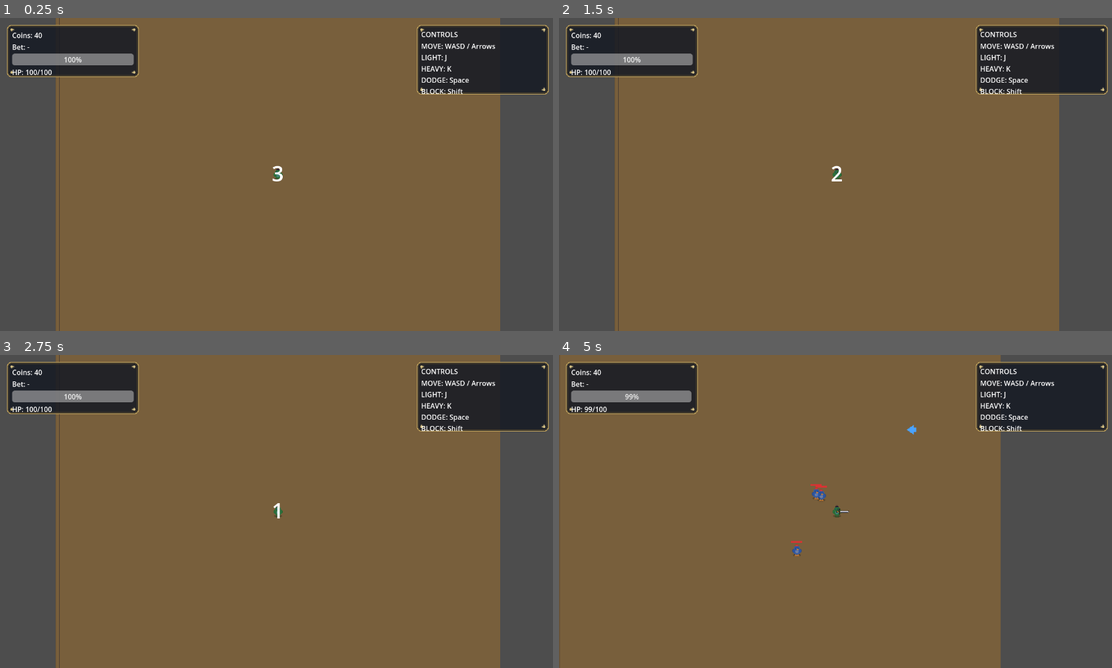
Above: before the commit, frames 1-4 (two rows, left to right).
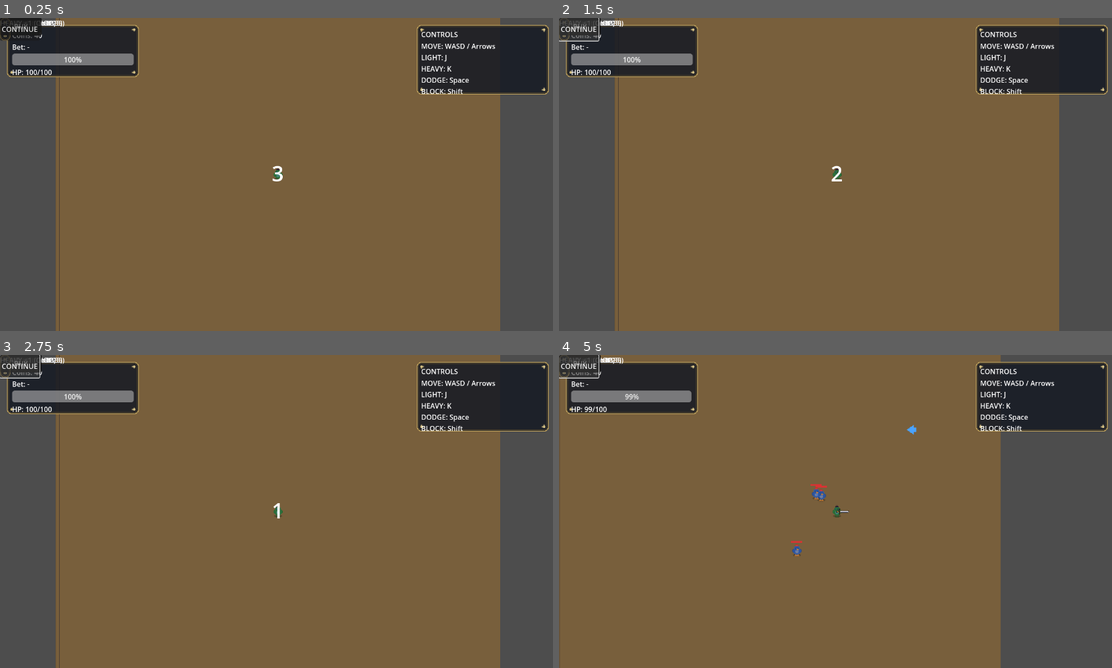
Above: after the commit, the same moments.

Repository: Faratas410/Gallicus-2.0
Game: Godot game, scene res://scenes/Main.tscn
The game is run twice, just before and just after one commit, with the same random seed, the same clock (stepped at 60 frames per second) and the same inputs.
Inputs (mouse positions are in pixels of both pictures, inside the frame that each line leads up to):
- Up to frame 1 (0.25 s): no input
- Up to frame 2 (1.5 s): click (581, 30) at 0.5 s, where only the run after the commit has a clickable "CONTINUE"; click (581, 30) at 1.25 s, where only the run after the commit has a clickable "CONTINUE"
- Up to frame 3 (2.75 s): click (22, 364) at 2 s, where only the run after the commit has a clickable "BUY"
- Up to frame 4 (5 s): click (581, 364) at 2.75 s, where only the run after the commit has a clickable "BUY"; click (581, 364) at 3.5 s, where only the run after the commit has a clickable "BUY"; tap Enter at 4.25 s; hold D (move_right) from 4.28 s (still down); tap K (attack_heavy) at 4.35 s

The runs differ from the first frame. In frame 1, 0.4% of the frame differs, in the area x 0-12%, y 0-8%; in frame 2, 0.4%; in frame 3, 0.4%; in frame 4, 0.5%.

Commit message:
Tighten upgrade content bounds

Diff:
--- a/scenes/UI.tscn
+++ b/scenes/UI.tscn
@@ -266,29 +266,48 @@
 expand_mode = 2
 stretch_mode = 5
 
-[node name="UpgradeVBox" type="VBoxContainer" parent="HUD/UpgradePanel"]
-anchor_right = 1.0
-anchor_bottom = 1.0
-offset_left = 24.0
-offset_top = 24.0
-offset_right = -24.0
-offset_bottom = -24.0
-
-[node name="UpgradeTitle" type="Label" parent="HUD/UpgradePanel/UpgradeVBox"]
+# Content area that will be kept inside the "box" region of the upgrade background (positioned in code).
+[node name="UpgradeContentArea" type="MarginContainer" parent="HUD/UpgradePanel"]
+mouse_filter = 2
+clip_contents = true
+anchor_left = 0.0
+anchor_top = 0.0
+anchor_right = 1.0
+anchor_bottom = 1.0
+offset_left = 0.0
+offset_top = 0.0
+offset_right = 0.0
+offset_bottom = 0.0
+theme_override_constants/margin_left = 0
+theme_override_constants/margin_top = 0
+theme_override_constants/margin_right = 0
+theme_override_constants/margin_bottom = 0
+
+[node name="UpgradeVBox" type="VBoxContainer" parent="HUD/UpgradePanel/UpgradeContentArea"]
+anchor_right = 1.0
+anchor_bottom = 1.0
+offset_left = 0.0
+offset_top = 0.0
+offset_right = 0.0
+offset_bottom = 0.0
+size_flags_horizontal = 3
+size_flags_vertical = 3
+
+[node name="UpgradeTitle" type="Label" parent="HUD/UpgradePanel/UpgradeContentArea/UpgradeVBox"]
 text = "UPGRADE SHOP"
 
-[node name="UpgradeCoinsLabel" type="Label" parent="HUD/UpgradePanel/UpgradeVBox"]
+[node name="UpgradeCoinsLabel" type="Label" parent="HUD/UpgradePanel/UpgradeContentArea/UpgradeVBox"]
 text = "Coins: 0"
 
-[node name="UpgradeRows" type="VBoxContainer" parent="HUD/UpgradePanel/UpgradeVBox"]
-size_flags_horizontal = 3
-
-[node name="UpgradeHPRow" type="PanelContainer" parent="HUD/UpgradePanel/UpgradeVBox/UpgradeRows"]
+[node name="UpgradeRows" type="VBoxContainer" parent="HUD/UpgradePanel/UpgradeContentArea/UpgradeVBox"]
+size_flags_horizontal = 3
+
+[node name="UpgradeHPRow" type="PanelContainer" parent="HUD/UpgradePanel/UpgradeContentArea/UpgradeVBox/UpgradeRows"]
 custom_minimum_size = Vector2(0, 52)
 size_flags_horizontal = 3
 theme_override_styles/panel = SubResource("StyleBoxTexture_1")
 
-[node name="UpgradeHPRowHBox" type="HBoxContainer" parent="HUD/UpgradePanel/UpgradeVBox/UpgradeRows/UpgradeHPRow"]
+[node name="UpgradeHPRowHBox" type="HBoxContainer" parent="HUD/UpgradePanel/UpgradeContentArea/UpgradeVBox/UpgradeRows/UpgradeHPRow"]
 anchor_right = 1.0
 anchor_bottom = 1.0
 offset_left = 8.0
@@ -296,25 +315,25 @@
 offset_right = -8.0
 offset_bottom = -6.0
 
-[node name="UpgradeHPIcon" type="TextureRect" parent="HUD/UpgradePanel/UpgradeVBox/UpgradeRows/UpgradeHPRow/UpgradeHPRowHBox"]
+[node name="UpgradeHPIcon" type="TextureRect" parent="HUD/UpgradePanel/UpgradeContentArea/UpgradeVBox/UpgradeRows/UpgradeHPRow/UpgradeHPRowHBox"]
 custom_minimum_size = Vector2(40, 40)
 expand_mode = 1
 stretch_mode = 5
 
-[node name="UpgradeHPLabel" type="Label" parent="HUD/UpgradePanel/UpgradeVBox/UpgradeRows/UpgradeHPRow/UpgradeHPRowHBox"]
+[node name="UpgradeHPLabel" type="Label" parent="HUD/UpgradePanel/UpgradeContentArea/UpgradeVBox/UpgradeRows/UpgradeHPRow/UpgradeHPRowHBox"]
 size_flags_horizontal = 3
 text = "HP +20 (Cost: 30)"
 
-[node name="UpgradeHPButton" type="Button" parent="HUD/UpgradePanel/UpgradeVBox/UpgradeRows/UpgradeHPRow/UpgradeHPRowHBox"]
+[node name="UpgradeHPButton" type="Button" parent="HUD/UpgradePanel/UpgradeContentArea/UpgradeVBox/UpgradeRows/UpgradeHPRow/UpgradeHPRowHBox"]
 custom_minimum_size = Vector2(96, 40)
 text = "BUY"
 
-[node name="UpgradeLightRow" type="PanelContainer" parent="HUD/UpgradePanel/UpgradeVBox/UpgradeRows"]
+[node name="UpgradeLightRow" type="PanelContainer" parent="HUD/UpgradePanel/UpgradeContentArea/UpgradeVBox/UpgradeRows"]
 custom_minimum_size = Vector2(0, 52)
 size_flags_horizontal = 3
 theme_override_styles/panel = SubResource("StyleBoxTexture_1")
 
-[node name="UpgradeLightRowHBox" type="HBoxContainer" parent="HUD/UpgradePanel/UpgradeVBox/UpgradeRows/UpgradeLightRow"]
+[node name="UpgradeLightRowHBox" type="HBoxContainer" parent="HUD/UpgradePanel/UpgradeContentArea/UpgradeVBox/UpgradeRows/UpgradeLightRow"]
 anchor_right = 1.0
 anchor_bottom = 1.0
 offset_left = 8.0
@@ -322,25 +341,25 @@
 offset_right = -8.0
 offset_bottom = -6.0
 
-[node name="UpgradeLightIcon" type="TextureRect" parent="HUD/UpgradePanel/UpgradeVBox/UpgradeRows/UpgradeLightRow/UpgradeLightRowHBox"]
+[node name="UpgradeLightIcon" type="TextureRect" parent="HUD/UpgradePanel/UpgradeContentArea/UpgradeVBox/UpgradeRows/UpgradeLightRow/UpgradeLightRowHBox"]
 custom_minimum_size = Vector2(40, 40)
 expand_mode = 1
 stretch_mode = 5
 
-[node name="UpgradeLightLabel" type="Label" parent="HUD/UpgradePanel/UpgradeVBox/UpgradeRows/UpgradeLightRow/UpgradeLightRowHBox"]
+[node name="UpgradeLightLabel" type="Label" parent="HUD/UpgradePanel/UpgradeContentArea/UpgradeVBox/UpgradeRows/UpgradeLightRow/UpgradeLightRowHBox"]
 size_flags_horizontal = 3
 text = "LIGHT +1 (Cost: 25)"
 
-[node name="UpgradeLightButton" type="Button" parent="HUD/UpgradePanel/UpgradeVBox/UpgradeRows/UpgradeLightRow/UpgradeLightRowHBox"]
+[node name="UpgradeLightButton" type="Button" parent="HUD/UpgradePanel/UpgradeContentArea/UpgradeVBox/UpgradeRows/UpgradeLightRow/UpgradeLightRowHBox"]
 custom_minimum_size = Vector2(96, 40)
 text = "BUY"
 
-[node name="UpgradeHeavyRow" type="PanelContainer" parent="HUD/UpgradePanel/UpgradeVBox/UpgradeRows"]
+[node name="UpgradeHeavyRow" type="PanelContainer" parent="HUD/UpgradePanel/UpgradeContentArea/UpgradeVBox/UpgradeRows"]
 custom_minimum_size = Vector2(0, 52)
 size_flags_horizontal = 3
 theme_override_styles/panel = SubResource("StyleBoxTexture_1")
 
-[node name="UpgradeHeavyRowHBox" type="HBoxContainer" parent="HUD/UpgradePanel/UpgradeVBox/UpgradeRows/UpgradeHeavyRow"]
+[node name="UpgradeHeavyRowHBox" type="HBoxContainer" parent="HUD/UpgradePanel/UpgradeContentArea/UpgradeVBox/UpgradeRows/UpgradeHeavyRow"]
 anchor_right = 1.0
 anchor_bottom = 1.0
 offset_left = 8.0
@@ -348,20 +367,20 @@
 offset_right = -8.0
 offset_bottom = -6.0
 
-[node name="UpgradeHeavyIcon" type="TextureRect" parent="HUD/UpgradePanel/UpgradeVBox/UpgradeRows/UpgradeHeavyRow/UpgradeHeavyRowHBox"]
+[node name="UpgradeHeavyIcon" type="TextureRect" parent="HUD/UpgradePanel/UpgradeContentArea/UpgradeVBox/UpgradeRows/UpgradeHeavyRow/UpgradeHeavyRowHBox"]
 custom_minimum_size = Vector2(40, 40)
 expand_mode = 1
 stretch_mode = 5
 
-[node name="UpgradeHeavyLabel" type="Label" parent="HUD/UpgradePanel/UpgradeVBox/UpgradeRows/UpgradeHeavyRow/UpgradeHeavyRowHBox"]
+[node name="UpgradeHeavyLabel" type="Label" parent="HUD/UpgradePanel/UpgradeContentArea/UpgradeVBox/UpgradeRows/UpgradeHeavyRow/UpgradeHeavyRowHBox"]
 size_flags_horizontal = 3
 text = "HEAVY +1 (Cost: 35)"
 
-[node name="UpgradeHeavyButton" type="Button" parent="HUD/UpgradePanel/UpgradeVBox/UpgradeRows/UpgradeHeavyRow/UpgradeHeavyRowHBox"]
+[node name="UpgradeHeavyButton" type="Button" parent="HUD/UpgradePanel/UpgradeContentArea/UpgradeVBox/UpgradeRows/UpgradeHeavyRow/UpgradeHeavyRowHBox"]
 custom_minimum_size = Vector2(96, 40)
 text = "BUY"
 
-[node name="UpgradeContinueButton" type="Button" parent="HUD/UpgradePanel/UpgradeVBox"]
+[node name="UpgradeContinueButton" type="Button" parent="HUD/UpgradePanel/UpgradeContentArea/UpgradeVBox"]
 custom_minimum_size = Vector2(0, 52)
 size_flags_horizontal = 3
 text = "CONTINUE"
--- a/scripts/ui/ui_root.gd
+++ b/scripts/ui/ui_root.gd
@@ -10,15 +10,16 @@
 @onready var modal_dimmer: ColorRect = get_node_or_null("HUD/ModalDimmer") as ColorRect
 @onready var upgrade_panel: Panel = get_node_or_null("HUD/UpgradePanel") as Panel
 @onready var upgrade_bg: TextureRect = get_node_or_null("HUD/UpgradePanel/UpgradeBG") as TextureRect
-@onready var upgrade_vbox: VBoxContainer = get_node_or_null("HUD/UpgradePanel/UpgradeVBox") as VBoxContainer
-@onready var upgrade_coins_label: Label = get_node_or_null("HUD/UpgradePanel/UpgradeVBox/UpgradeCoinsLabel") as Label
-@onready var upgrade_hp_label: Label = get_node_or_null("HUD/UpgradePanel/UpgradeVBox/UpgradeRows/UpgradeHPRow/UpgradeHPRowHBox/UpgradeHPLabel") as Label
-@onready var upgrade_light_label: Label = get_node_or_null("HUD/UpgradePanel/UpgradeVBox/UpgradeRows/UpgradeLightRow/UpgradeLightRowHBox/UpgradeLightLabel") as Label
-@onready var upgrade_heavy_label: Label = get_node_or_null("HUD/UpgradePanel/UpgradeVBox/UpgradeRows/UpgradeHeavyRow/UpgradeHeavyRowHBox/UpgradeHeavyLabel") as Label
-@onready var upgrade_hp_button: Button = get_node_or_null("HUD/UpgradePanel/UpgradeVBox/UpgradeRows/UpgradeHPRow/UpgradeHPRowHBox/UpgradeHPButton") as Button
-@onready var upgrade_light_button: Button = get_node_or_null("HUD/UpgradePanel/UpgradeVBox/UpgradeRows/UpgradeLightRow/UpgradeLightRowHBox/UpgradeLightButton") as Button
-@onready var upgrade_heavy_button: Button = get_node_or_null("HUD/UpgradePanel/UpgradeVBox/UpgradeRows/UpgradeHeavyRow/UpgradeHeavyRowHBox/UpgradeHeavyButton") as Button
-@onready var upgrade_continue_button: Button = get_node_or_null("HUD/UpgradePanel/UpgradeVBox/UpgradeContinueButton") as Button
+@onready var upgrade_content_area: Control = get_node_or_null("HUD/UpgradePanel/UpgradeContentArea") as Control
+@onready var upgrade_vbox: VBoxContainer = get_node_or_null("HUD/UpgradePanel/UpgradeContentArea/UpgradeVBox") as VBoxContainer
+@onready var upgrade_coins_label: Label = get_node_or_null("HUD/UpgradePanel/UpgradeContentArea/UpgradeVBox/UpgradeCoinsLabel") as Label
+@onready var upgrade_hp_label: Label = get_node_or_null("HUD/UpgradePanel/UpgradeContentArea/UpgradeVBox/UpgradeRows/UpgradeHPRow/UpgradeHPRowHBox/UpgradeHPLabel") as Label
+@onready var upgrade_light_label: Label = get_node_or_null("HUD/UpgradePanel/UpgradeContentArea/UpgradeVBox/UpgradeRows/UpgradeLightRow/UpgradeLightRowHBox/UpgradeLightLabel") as Label
+@onready var upgrade_heavy_label: Label = get_node_or_null("HUD/UpgradePanel/UpgradeContentArea/UpgradeVBox/UpgradeRows/UpgradeHeavyRow/UpgradeHeavyRowHBox/UpgradeHeavyLabel") as Label
+@onready var upgrade_hp_button: Button = get_node_or_null("HUD/UpgradePanel/UpgradeContentArea/UpgradeVBox/UpgradeRows/UpgradeHPRow/UpgradeHPRowHBox/UpgradeHPButton") as Button
+@onready var upgrade_light_button: Button = get_node_or_null("HUD/UpgradePanel/UpgradeContentArea/UpgradeVBox/UpgradeRows/UpgradeLightRow/UpgradeLightRowHBox/UpgradeLightButton") as Button
+@onready var upgrade_heavy_button: Button = get_node_or_null("HUD/UpgradePanel/UpgradeContentArea/UpgradeVBox/UpgradeRows/UpgradeHeavyRow/UpgradeHeavyRowHBox/UpgradeHeavyButton") as Button
+@onready var upgrade_continue_button: Button = get_node_or_null("HUD/UpgradePanel/UpgradeContentArea/UpgradeVBox/UpgradeContinueButton") as Button
 @onready var stake_input: SpinBox = _req("HUD/BetPanel/BetVBox/StakeRow/StakeInput") as SpinBox
 @onready var bet_win_button: Button = _req("HUD/BetPanel/BetVBox/BetButtons/BetWinButton") as Button
 @onready var bet_no_hit_button: Button = _req("HUD/BetPanel/BetVBox/BetButtons/BetNoHitButton") as Button
@@ -129,7 +130,15 @@
 		bet_info_label.text = "Bet: -"
 	if bet_panel != null:
 		bet_panel.visible = false
-	_reset_fast_countdown()
+	# IMPORTANT: if the player picked FAST, we must keep the FAST timer state into the round.
+	# countdown_requested will drive the actual seconds during the round.
+	if not _fast_countdown_active:
+		_reset_fast_countdown()
+	else:
+		if fast_countdown_label != null:
+			fast_countdown_label.visible = true
+			fast_countdown_label.text = "FAST: %ds" % FAST_SELECTION_SECONDS
+			fast_countdown_label.modulate.a = 1.0
 	if upgrade_panel != null:
 		upgrade_panel.visible = false
 	_set_upgrade_modal(false)
@@ -138,7 +147,8 @@
 		game_over_panel.visible = false
 	if next_bet_button != null:
 		next_bet_button.visible = true
-	_reset_fast_countdown()
+	if not _fast_countdown_active:
+		_reset_fast_countdown()
 
 func _on_run_failed() -> void:
 	if bet_info_label != null:
@@ -171,6 +181,7 @@
 		_show_upgrade_panel()
 
 func _on_countdown_requested(seconds: int) -> void:
+	# FAST countdown must be visible during the round ONLY if the player selected FAST.
 	if _fast_countdown_active:
 		_handle_fast_countdown(min(seconds, FAST_SELECTION_SECONDS))
 		return
@@ -221,7 +232,10 @@
 func _on_bet_ui_closed() -> void:
 	if bet_panel != null:
 		bet_panel.visible = false
-	_reset_fast_countdown()
+	# If FAST was selected, keep the FAST countdown state for the round.
+	# The label is driven by countdown_requested during the round.
+	if not _fast_countdown_active:
+		_reset_fast_countdown()
 	get_viewport().gui_release_focus()
 
 func _on_restart_pressed() -> void:
@@ -429,9 +443,11 @@
 	_selected_bet_id = bet_id
 	if bet_id == "FAST":
 		_fast_countdown_active = true
+		# Show immediately (so the player understands the rule), then it will keep updating during the round.
 		if fast_countdown_label != null:
 			fast_countdown_label.visible = true
 			fast_countdown_label.text = "FAST: %ds" % FAST_SELECTION_SECONDS
+			fast_countdown_label.modulate.a = 1.0
 	else:
 		_reset_fast_countdown()
 	var stake := int(stake_input.value)
@@ -469,6 +485,33 @@
 	upgrade_panel.offset_top = -half.y
 	upgrade_panel.offset_right = half.x
 	upgrade_panel.offset_bottom = half.y
+
+	# Keep the interactive widgets INSIDE the painted "box" area of the background.
+	# Use ratios so it scales with resolution/viewport.
+	if upgrade_content_area != null:
+		# These ratios are tuned for ui_upgrade_panel_gallicus.png:
+		# content box starts below the rooster and ends above the bottom frame.
+		var left_r := 0.14
+		var right_r := 0.86
+		var top_r := 0.33
+		var bottom_r := 0.92
+
+		var px_left := int(size.x * left_r)
+		var px_right := int(size.x * right_r)
+		var px_top := int(size.y * top_r)
+		var px_bottom := int(size.y * bottom_r)
+
+		upgrade_content_area.anchor_left = 0.0
+		upgrade_content_area.anchor_top = 0.0
+		upgrade_content_area.anchor_right = 0.0
+		upgrade_content_area.anchor_bottom = 0.0
+		upgrade_content_area.offset_left = px_left
+		upgrade_content_area.offset_top = px_top
+		upgrade_content_area.offset_right = px_right
+		upgrade_content_area.offset_bottom = px_bottom
+
+		if upgrade_vbox != null:
+			upgrade_vbox.queue_sort()
 
 func _set_upgrade_modal(active: bool) -> void:
 	if modal_dimmer != null:
